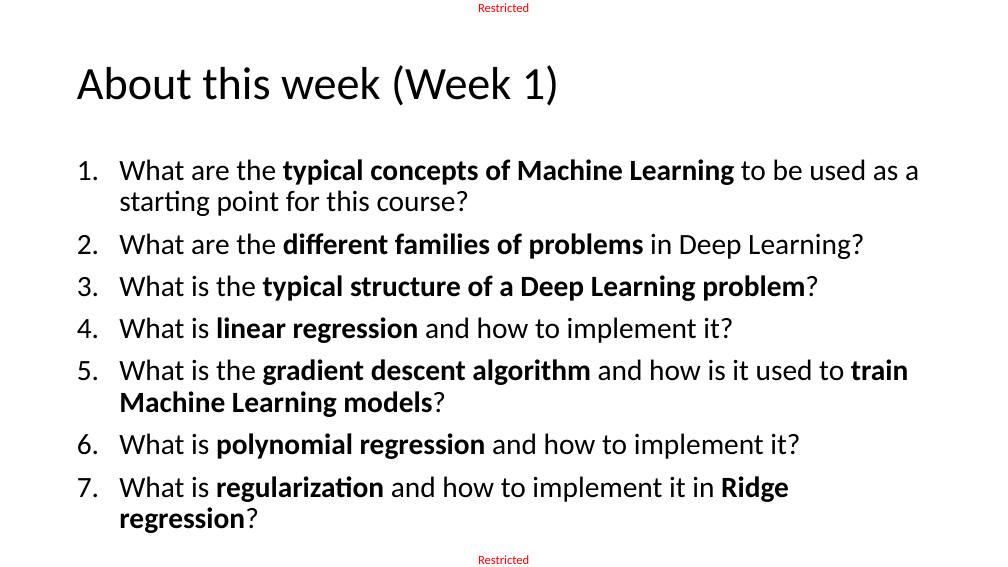
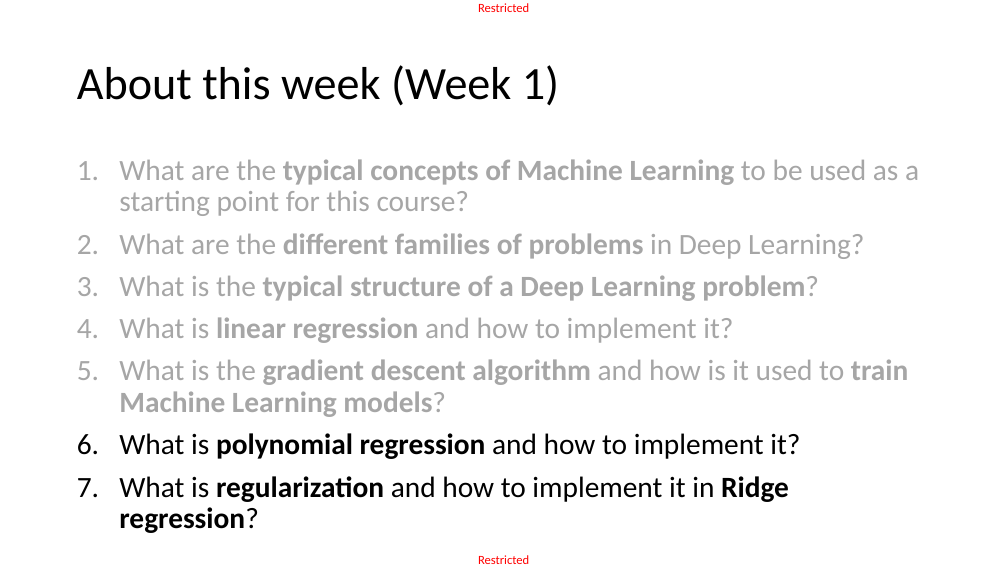
Before and after one commit to matthieudemari/SUTD_DL_50_039, a slide deck: slide 2 of W1/2. W1S2 final/W1S2.pptx. Drawn at 1008x567 pixels with LibreOffice and Linux fonts; fonts in the diff are those of the drawing. Boxes give left, top, right and bottom in pixels: in the first picture for what was removed or moved away, otherwise in the second. Text is boxed around its words. In the diff, an @@ line names an element or a change of style, - is before the commit and + after.

```diff
--- a/W1/2. W1S2 final/W1S2.pptx
+++ b/W1/2. W1S2 final/W1S2.pptx
@@ text at (119, 159, 919, 417): text colour #000000 to #A6A6A6 in "What are the typical concepts of Machine ...", "What are the different families of problems ...", "What is the typical structure of a ...", "What is linear regression and how to ..." and 1 more places @@
```
Also in this commit, not shown: 2 other slides changed, 15 other files.
